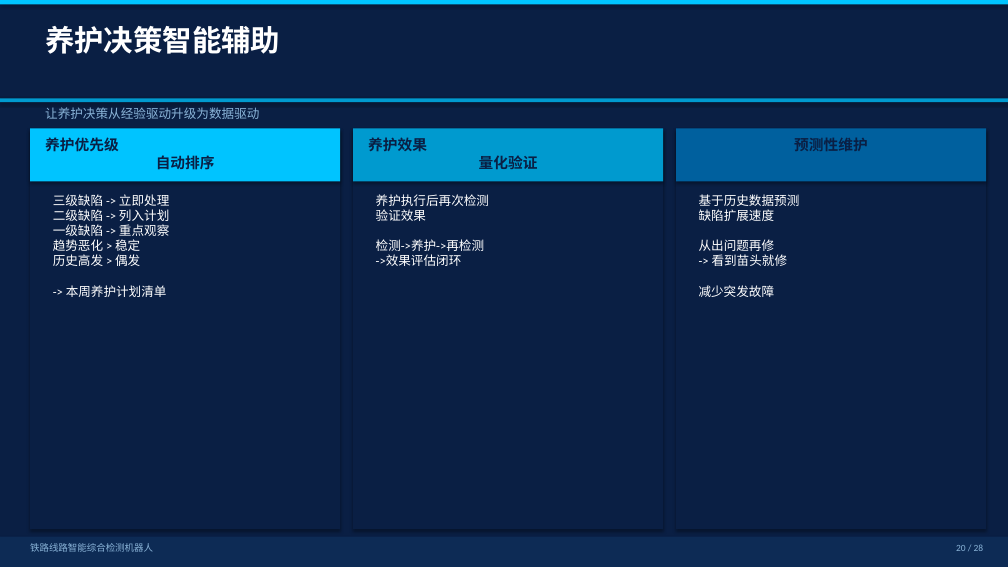
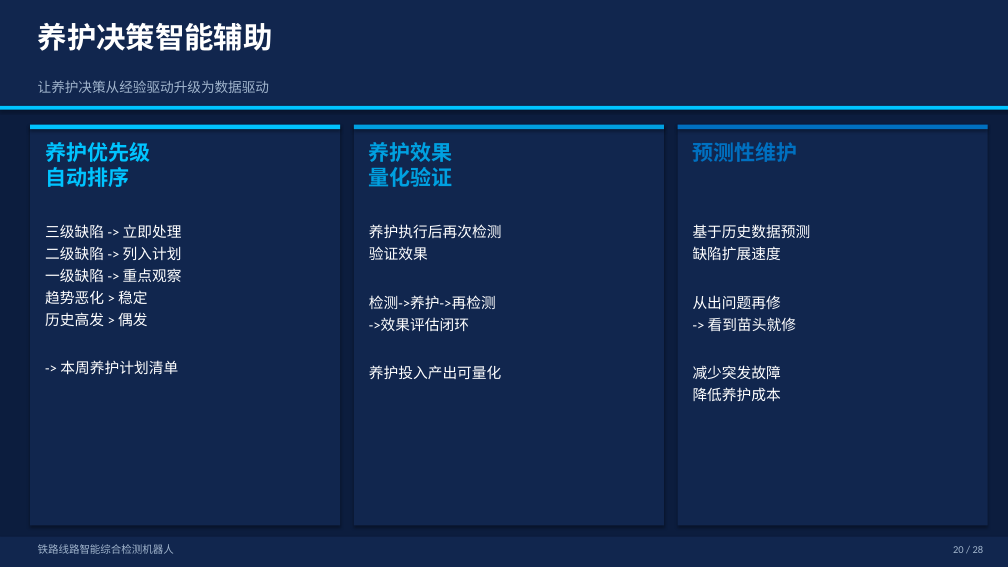
Before and after one commit to gao66683366-lab/workspace, a slide deck: slide 19 of 铁路线路智能综合检测机器人/20260306_技术文档/铁路线路智能综合检测机器人_技术汇报.pptx (slide 20 before the commit). Drawn at 1008x567 pixels with LibreOffice and Linux fonts; fonts in the diff are those of the drawing. Boxes give left, top, right and bottom in pixels: in the first picture for what was removed or moved away, otherwise in the second. Text is boxed around its words. In the diff, an @@ line names an element or a change of style, - is before the commit and + after.

Commit message:
feat: 升级PPT为科技蓝风格V3，28页，优化排版和配色

```diff
--- a/铁路线路智能综合检测机器人/20260306_技术文档/铁路线路智能综合检测机器人_技术汇报.pptx
+++ b/铁路线路智能综合检测机器人/20260306_技术文档/铁路线路智能综合检测机器人_技术汇报.pptx
@@ rectangle at (0, 0, 1008, 567): fill #0A1F44 to #0C1D3E @@
@@ rectangle: place and size @@
-rectangle at (0, 0, 1008, 5)
+rectangle at (0, 0, 1008, 106)
@@ rectangle at (0, 0, 1008, 106): fill #00C4FF to #11264E @@
@@ text "养护决策智能辅助": place and size @@
-text "养护决策智能辅助" at (45, 26, 280, 54)
+text "养护决策智能辅助" at (38, 23, 273, 51)
@@ text "让养护决策从经验驱动升级为数据驱动": place and size @@
-text "让养护决策从经验驱动升级为数据驱动" at (45, 107, 259, 119)
+text "让养护决策从经验驱动升级为数据驱动" at (38, 80, 269, 93)
@@ text "让养护决策从经验驱动升级为数据驱动" at (38, 80, 269, 93): size 12 to 13 pt, text colour #8AB4D8 to #A0B4CC @@
@@ rectangle: place and size @@
-rectangle at (0, 98, 1008, 102)
+rectangle at (0, 106, 1008, 110)
@@ rectangle at (0, 106, 1008, 110): fill #009ACF to #00C4FF @@
@@ rectangle: place and size @@
-rectangle at (30, 129, 340, 181)
+rectangle at (30, 125, 340, 129)
@@ text "养护优先级 自动排序" at (45, 142, 150, 187): size 14 to 20 pt, text colour #0A1F44 to #00C4FF; alignment centre to left @@
@@ rectangle: place and size @@
-rectangle at (353, 129, 663, 181)
+rectangle at (354, 125, 664, 129)
@@ rectangle at (354, 125, 664, 129): fill #009ACF to #00A0E0 @@
@@ text "养护效果 量化验证" at (369, 142, 453, 187): size 14 to 20 pt, text colour #0A1F44 to #00A0E0; alignment centre to left @@
@@ 3 rectangles: place and size @@
-3 rectangles at (30, 129, 986, 529)
+3 rectangles at (30, 125, 988, 526)
@@ fill #0A1F44 to #11264E in 3 elements at (30, 125, 340, 526), (354, 125, 664, 526), (678, 125, 988, 526) @@
@@ rectangle: place and size @@
-rectangle at (676, 129, 986, 181)
+rectangle at (678, 125, 988, 129)
@@ rectangle at (678, 125, 988, 129): fill #00609E to #0070C0 @@
@@ text "预测性维护" at (693, 142, 798, 162): size 14 to 20 pt, text colour #0A1F44 to #0070C0; alignment centre to left @@
@@ text at (45, 224, 182, 374): text changed; size 12 to 14 pt @@
-三级缺陷 -> 立即处理
-二级缺陷 -> 列入计划
-一级缺陷 -> 重点观察
-趋势恶化 > 稳定
-历史高发 > 偶发
--> 本周养护计划清单
+三级缺陷 -> 立即处理
+二级缺陷 -> 列入计划
+一级缺陷 -> 重点观察
+趋势恶化 > 稳定
+历史高发 > 偶发
+-> 本周养护计划清单
@@ text at (369, 224, 502, 379): text changed; size 12 to 14 pt @@
-养护执行后再次检测
-验证效果
-检测->养护->再检测
-->效果评估闭环
+养护执行后再次检测
+验证效果
+检测->养护->再检测
+->效果评估闭环
+养护投入产出可量化
@@ text at (693, 224, 811, 401): text changed; size 12 to 14 pt @@
-基于历史数据预测
-缺陷扩展速度
-从出问题再修
--> 看到苗头就修
-减少突发故障
+基于历史数据预测
+缺陷扩展速度
+从出问题再修
+-> 看到苗头就修
+减少突发故障
+降低养护成本
@@ rectangle at (0, 537, 1008, 567): fill #0D2B55 to #11264E @@
@@ text "铁路线路智能综合检测机器人" at (38, 544, 174, 554): size 9 to 10 pt, text colour #8AB4D8 to #A0B4CC @@
@@ text "铁路线路智能综合检测机器人": place and size @@
-text "铁路线路智能综合检测机器人" at (30, 543, 153, 552)
+text "铁路线路智能综合检测机器人" at (38, 544, 174, 554)
@@ text "20 / 28" at (953, 546, 984, 553): size 9 to 10 pt, text colour #8AB4D8 to #A0B4CC @@
```
Also in this commit, not shown: 27 other slides changed, 3 slides removed.
